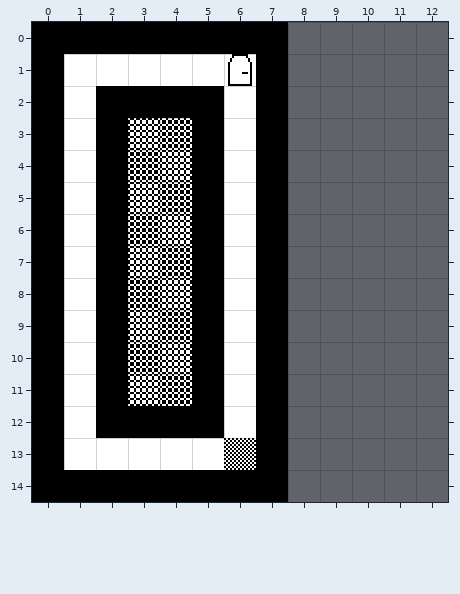
Level history. Tiled map: maps/map3.tmx. Above, as it was before the edit.
Cells are 16x16 px. Shown: x 0..12, y 0..14. The old version is drawn lined up with the new one.
After the commit:
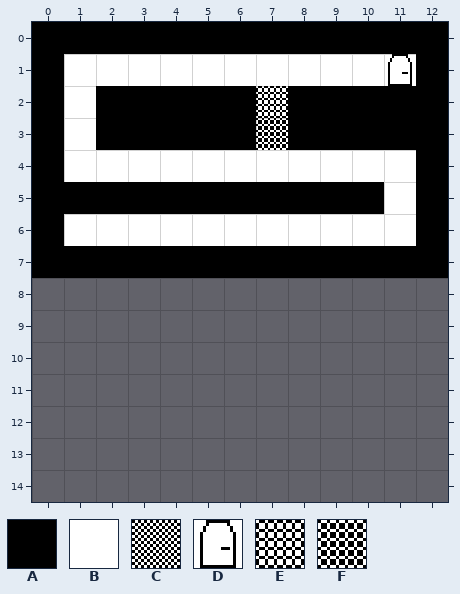
Key: from "Tileset": A 0 "Wall", B 1 "Floor", C 2 "BlastableWall", D 3 "Door", E 4 "ChainBlastableWall", F 5 "BlastToWall".
_ is an empty cell.
Changes in this commit:
map size 8x15 -> 13x8 cells
Layer "Ground":
Tile A replaces tile B in rows 2 to 3 at x 6; in row 5 at x 1 and 6; in row 7 at x 1 and 6.
Tile A replaces tile E in row 3 at x 3; in row 5 at x 3; in row 7 at x 3.
Tile A replaces tile F in row 3 at x 4; in row 5 at x 4; in row 7 at x 4.
Tile A is added in row 0 at x 8 to 12; in row 1 at x 12; in rows 2 to 3 at x 8 to 12; in row 4 at x 12; in row 5 at x 8 to 10 and 12; in row 6 at x 12.
Tile A is added in row 7 at x 8 to 12.
Tile B replaces tile A in row 1 at x 7; in row 4 at x 2, 5 and 7; in row 6 at x 2, 5 and 7.
Tile B replaces tile D in row 1 at x 6.
Tile B replaces tile E in row 4 at x 4; in row 6 at x 4.
Tile B replaces tile F in row 4 at x 3; in row 6 at x 3.
Tile B is added in row 1 at x 8 to 10; in row 4 at x 8 to 11; in row 5 at x 11; in row 6 at x 8 to 11.
Tile D is added in row 1 at x 11.
Tile E replaces tile A in row 2 at x 7.
Tile F replaces tile A in row 3 at x 7.
Tile A is removed in rows 8 to 11 at x 0, 2, 5 and 7; in row 12 at x 0, 2 to 5 and 7; in row 13 at x 0 and 7; in row 14 at x 0 to 7.
Tile B is removed in rows 8 to 12 at x 1 and 6; in row 13 at x 1 to 5.
Tile C is removed in row 13 at x 6.
Tile E is removed in row 8 at x 4; in row 9 at x 3; in row 10 at x 4; in row 11 at x 3.
Tile F is removed in row 8 at x 3; in row 9 at x 4; in row 10 at x 3; in row 11 at x 4.
